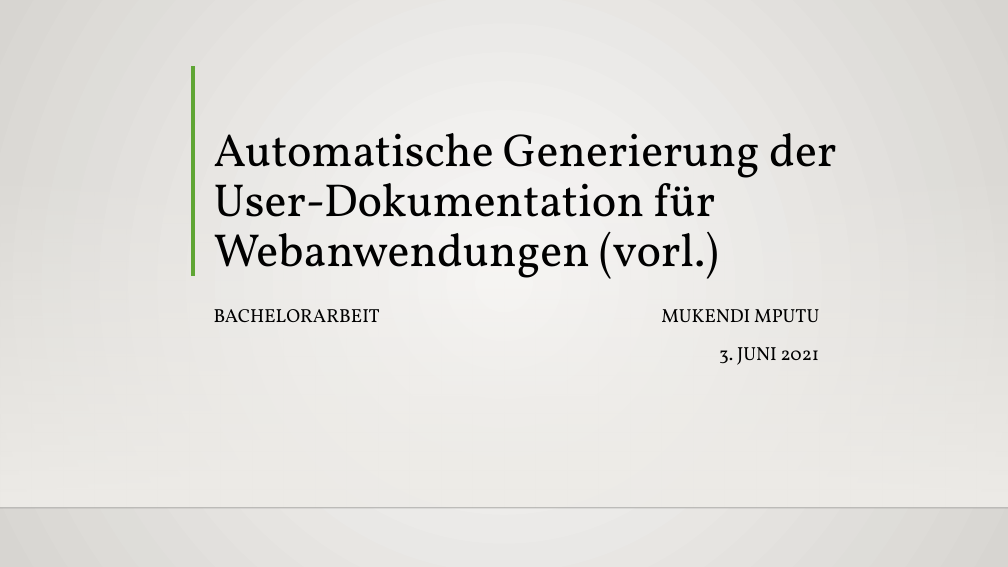
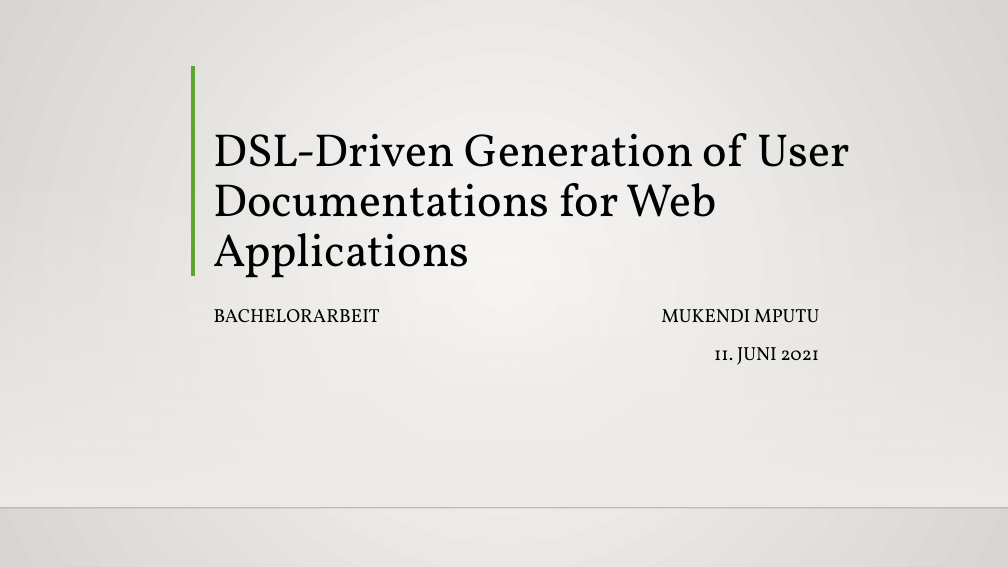
Before and after one commit to MukendiMputu/BachelorThesis, a slide deck: slide 1 of Proposalvortrag.pptx. Drawn at 1008x567 pixels with LibreOffice and Linux fonts; fonts in the diff are those of the drawing; background and template pictures are left out. Boxes give left, top, right and bottom in pixels: in the first picture for what was removed or moved away, otherwise in the second. Text is boxed around its words. In the diff, an @@ line names an element or a change of style, - is before the commit and + after.

```diff
--- a/Proposalvortrag.pptx
+++ b/Proposalvortrag.pptx
@@ title at (214,133,849,278): text changed @@
-Automatische Generierung der User-Dokumentation für Webanwendungen (vorl.)
+DSL-Driven Generation of User Documentations for Web Applications
@@ text at (714,347,820,365): text changed @@
-3. JUNI 2021
+11. JUNI 2021
```
Also in this commit, not shown: 10 other slides changed, 2 slides added, 2 slides removed, 1 other file.
